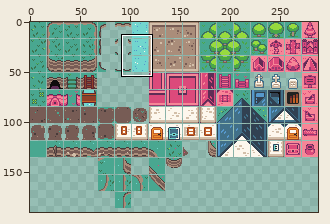
Sprite sheet -- static/images/tilemap.png. The picture above shows the old version from afar; the outline marks the close-up.
Close-up. Before the commit:
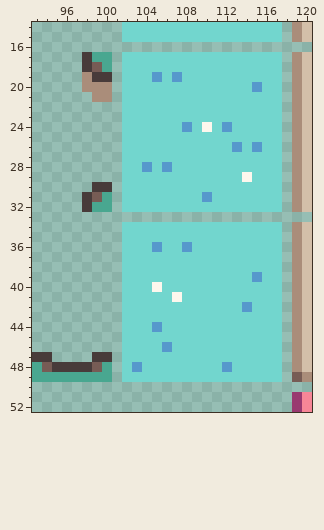
The file is 288x323 pixels. Shown: x 93..120, y 14..52. The wide view leaves out empty margins.
Once edited:
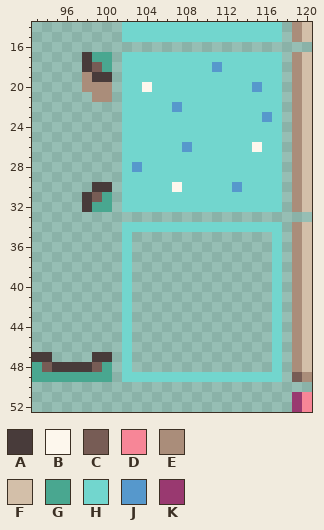
Palette (. is transparent): A #483b3a  B #fdf7ed  C #775c55  D #f78697  E #aa8d7a  F #d3bfa9  G #49a790  H #72d6ce  J #5698cc  K #993970
What changed:
The edit turns colour H into colour B in row 20 at x 104; in row 30 at x 107.
The edit turns colour J into colour B in row 26 at x 115.
The edit turns colour B into colour H in row 24 at x 110; in row 29 at x 114.
The edit turns colour J into colour H in row 19 at x 105 and 107; in row 24 at x 108 and 112; in row 26 at x 113; in row 28 at x 104 and 106; in row 31 at x 110.
The edit turns colour H into colour J in row 18 at x 111; in row 22 at x 107; in row 23 at x 116; in row 26 at x 108; in row 28 at x 103; in row 30 at x 113.
Colour B is gone in row 40 at x 105; in row 41 at x 107.
Colour H is gone in row 35 at x 103 to 116; in row 36 at x 103 to 104, 106 to 107 and 109 to 116; in rows 37 to 38 at x 103 to 116; in row 39 at x 103 to 114 and 116; in row 40 at x 103 to 104 and 106 to 116; in row 41 at x 103 to 106 and 108 to 116.
Colour H is gone in row 42 at x 103 to 113 and 115 to 116; in row 43 at x 103 to 116; in row 44 at x 103 to 104 and 106 to 116; in row 45 at x 103 to 116; in row 46 at x 103 to 105 and 107 to 116; in row 47 at x 103 to 116.
Colour H is gone in row 48 at x 104 to 111 and 113 to 116.
Colour J is gone in row 36 at x 105 and 108; in row 39 at x 115; in row 42 at x 114; in row 44 at x 105; in row 46 at x 106; in row 48 at x 103 and 112.
Where, in picture pixels (left, top, right, bottom), the same in both close-ups:
changed: (212, 62, 222, 72)
changed: (132, 72, 272, 202)
erased: (132, 232, 272, 372)
